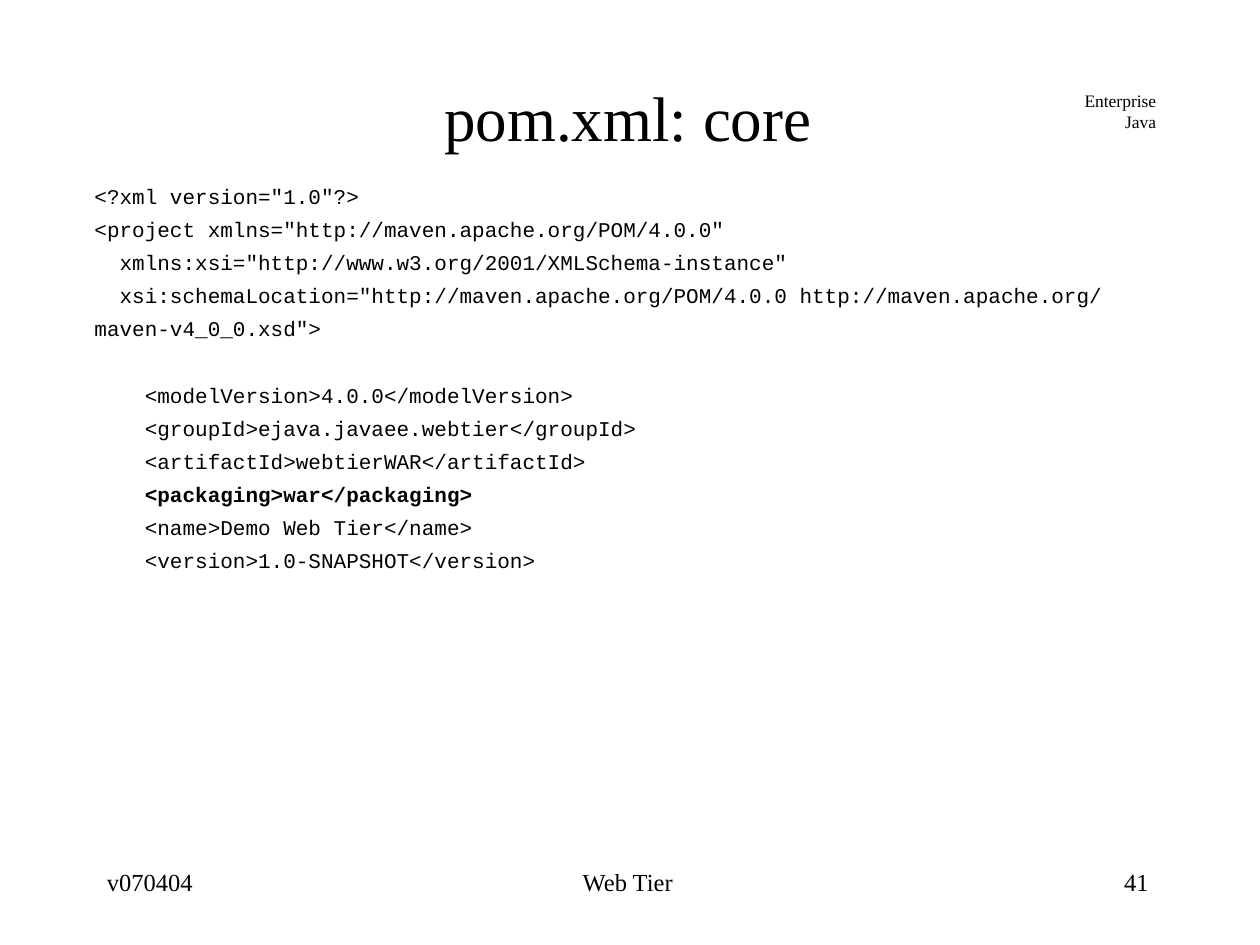
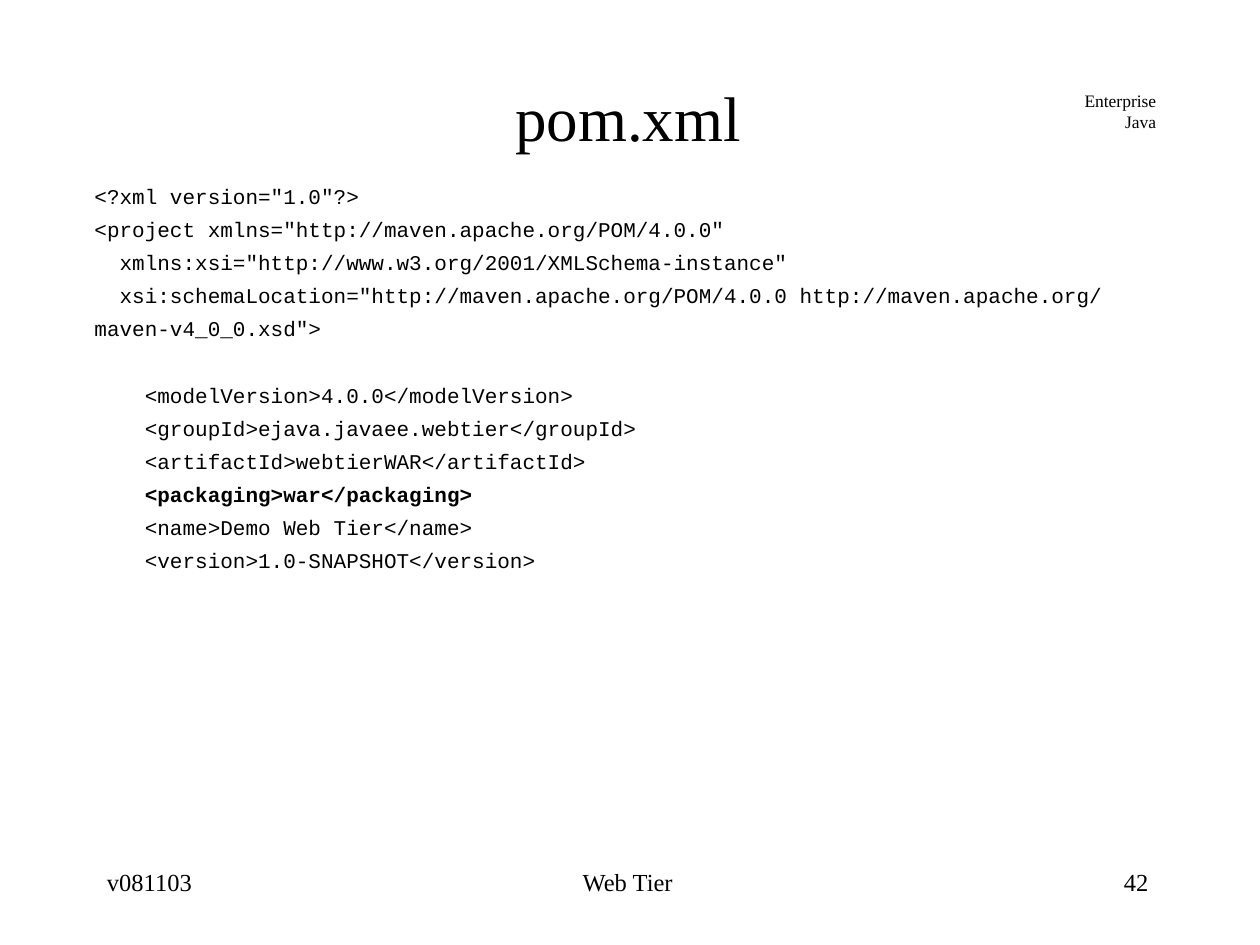
Before and after one commit to jcstaff/ejava-javaee, a slide deck: slide 42 of webtier/src/site/resources/lectures/webTier.ppt (slide 41 before the commit). Drawn at 1260x945 pixels with LibreOffice and Linux fonts; fonts in the diff are those of the drawing. Boxes give left, top, right and bottom in pixels: in the first picture for what was removed or moved away, otherwise in the second. Text is boxed around its words. In the diff, an @@ line names an element or a change of style, - is before the commit and + after.

```diff
--- a/webtier/src/site/resources/lectures/webTier.ppt
+++ b/webtier/src/site/resources/lectures/webTier.ppt
@@ title at [515,97,741,154]: text changed @@
-pom.xml: core
+pom.xml
@@ text at [107,874,192,892]: text changed @@
-v070404
+v081103
@@ page number at [1124,874,1149,891]: text changed @@
-41
+42
```
Also in this commit, not shown: 47 other slides changed, 4 slides added, 3 slides removed, 16 other files.
